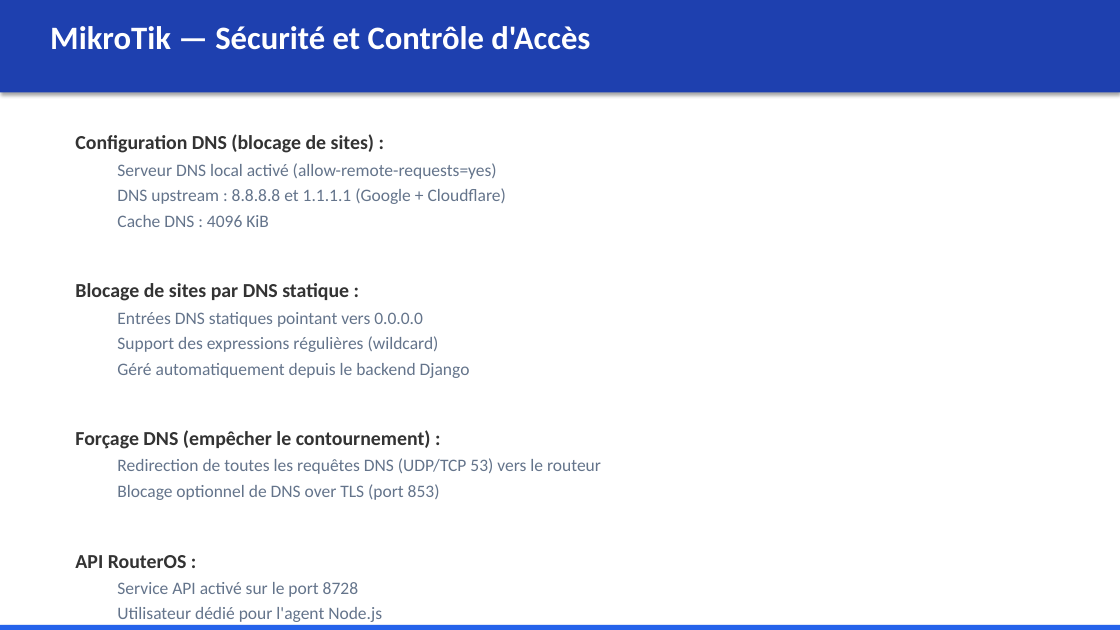
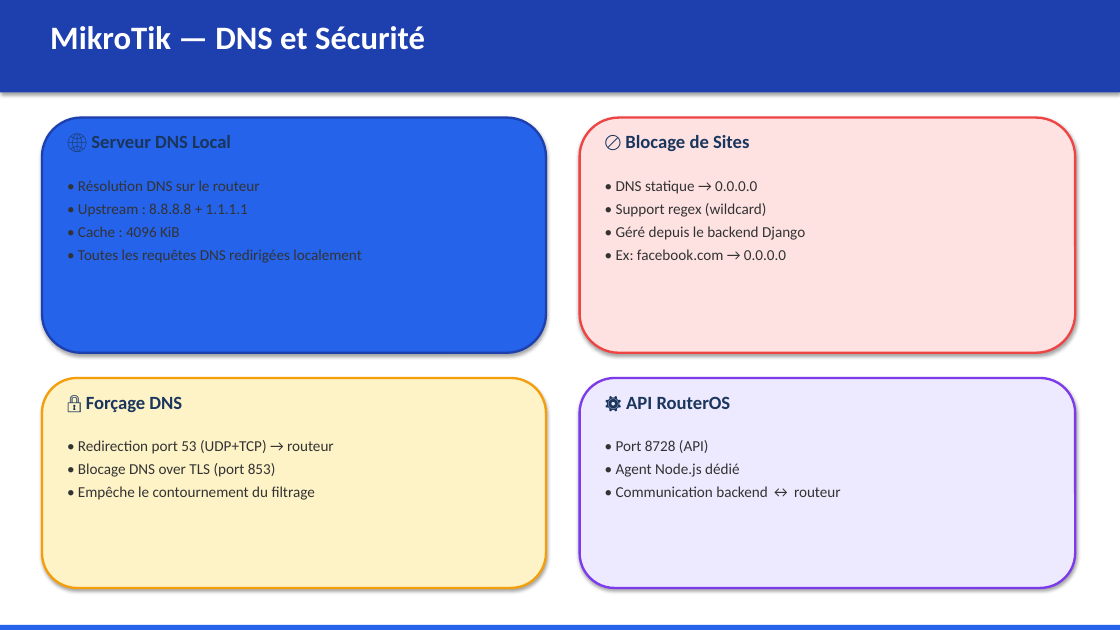
Before and after one commit to Valerdy/captive-portal, a slide deck: slide 9 of Presentation_Portail_Captif_UCAC_ICAM.pptx (slide 12 before the commit). Drawn at 1120x630 pixels with LibreOffice and Linux fonts; fonts in the diff are those of the drawing. Boxes give left, top, right and bottom in pixels: in the first picture for what was removed or moved away, otherwise in the second. Text is boxed around its words. In the diff, an @@ line names an element or a change of style, - is before the commit and + after.

```diff
--- a/Presentation_Portail_Captif_UCAC_ICAM.pptx
+++ b/Presentation_Portail_Captif_UCAC_ICAM.pptx
@@ text at (50,26,425,50): text changed @@
-MikroTik — Sécurité et Contrôle d'Accès
+MikroTik — DNS et Sécurité
@@ rounded rectangle added at (42,118,546,353), fill #2563EB, outline #1E40AF 2 pt @@
@@ rounded rectangle added at (580,118,1075,353), fill #FEE2E2, outline #EF4444 2 pt @@
@@ text removed at (75,134,601,622) @@
-Configuration DNS (blocage de sites) :
-  Serveur DNS local activé (allow-remote-requests=yes)
-  DNS upstream : 8.8.8.8 et 1.1.1.1 (Google + Cloudflare)
-  Cache DNS : 4096 KiB
-Blocage de sites par DNS statique :
-  Entrées DNS statiques pointant vers 0.0.0.0
-  Support des expressions régulières (wildcard)
-  Géré automatiquement depuis le backend Django
-Forçage DNS (empêcher le contournement) :
-  Redirection de toutes les requêtes DNS (UDP/TCP 53) vers le routeur
-  Blocage optionnel de DNS over TLS (port 853)
-API RouterOS :
-  Service API activé sur le port 8728
-  Utilisateur dédié pour l'agent Node.js
-  Communication sécurisée entre le backend et le routeur
@@ text added at (91,135,231,148), 16 pt, text #1A365D, bold @@
+🌐 Serveur DNS Local
@@ text added at (625,135,749,151), 16 pt, text #1A365D, bold @@
+🚫 Blocage de Sites
@@ text added at (78,180,361,263), 13 pt, text #333333 @@
+• Résolution DNS sur le routeur
+• Upstream : 8.8.8.8 + 1.1.1.1
+• Cache : 4096 KiB
+• Toutes les requêtes DNS redirigées localement
@@ text added at (616,180,805,260), 13 pt, text #333333 @@
+• DNS statique → 0.0.0.0
+• Support regex (wildcard)
+• Géré depuis le backend Django
+• Ex: facebook.com → 0.0.0.0
@@ rounded rectangle added at (42,378,546,588), fill #FEF3C7, outline #F59E0B 2 pt @@
@@ rounded rectangle added at (580,378,1075,588), fill #EDE9FE, outline #7C3AED 2 pt @@
@@ text added at (86,396,182,412), 16 pt, text #1A365D, bold @@
+🔒 Forçage DNS
@@ text added at (626,397,731,409), 16 pt, text #1A365D, bold @@
+⚙️ API RouterOS
@@ text added at (78,440,334,500), 13 pt, text #333333 @@
+• Redirection port 53 (UDP+TCP) → routeur
+• Blocage DNS over TLS (port 853)
+• Empêche le contournement du filtrage
@@ text added at (616,440,841,497), 13 pt, text #333333 @@
+• Port 8728 (API)
+• Agent Node.js dédié
+• Communication backend ↔ routeur
```
Also in this commit, not shown: 9 other slides changed, 9 slides added, 23 slides removed, 1 other file.
